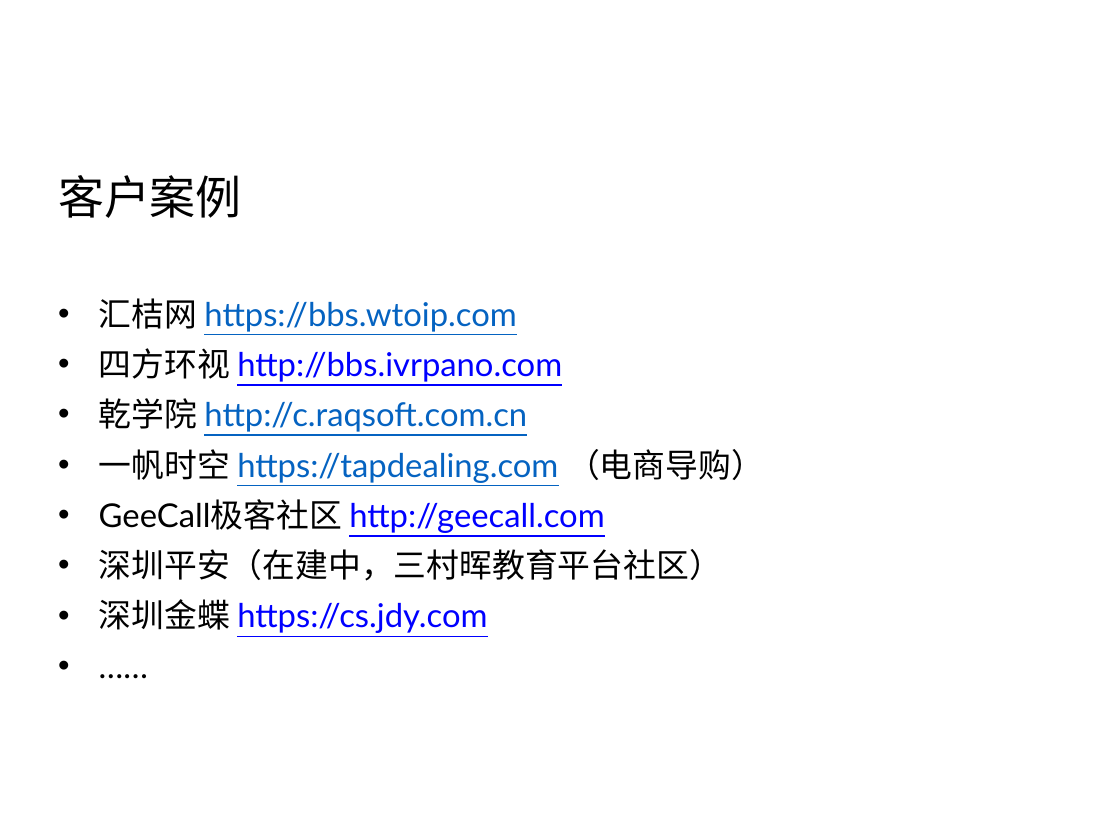
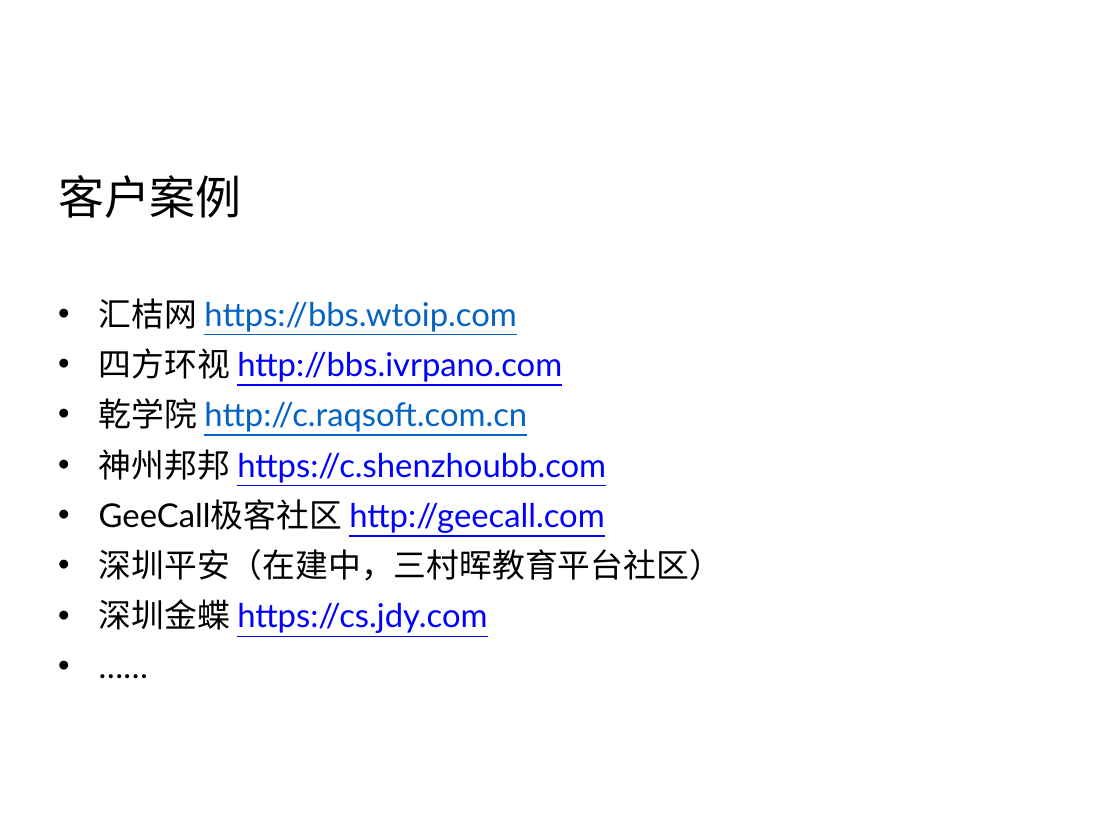
Before and after one commit to Vanessa219/b3log-index, a slide deck: slide 4 of src/main/webapp/sym/syme-intro.pptx. Drawn at 1120x840 pixels with LibreOffice and Linux fonts; fonts in the diff are those of the drawing; background and template pictures are left out. Boxes give left, top, right and bottom in pixels: in the first picture for what was removed or moved away, otherwise in the second. Text is boxed around its words. In the diff, an @@ line names an element or a change of style, - is before the commit and + after.

Commit message:
:art: 更新 PPT

```diff
--- a/src/main/webapp/sym/syme-intro.pptx
+++ b/src/main/webapp/sym/syme-intro.pptx
@@ text at bbox=[99, 449, 606, 483]: text changed; text colour #0563C1 to #0000FF @@
-• 一帆时空 https://tapdealing.com （电商导购）
+• 神州邦邦 https://c.shenzhoubb.com
```
